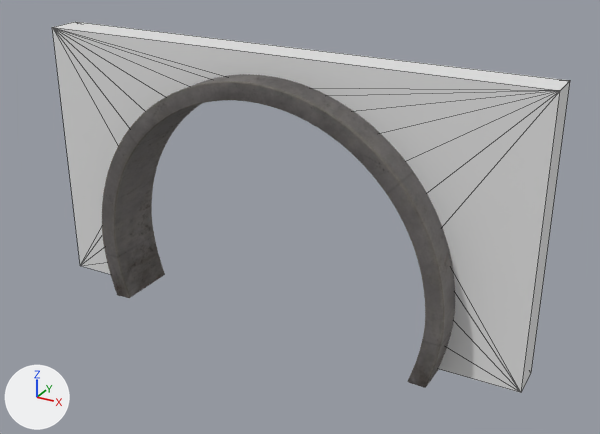
The FBX model data/model/tunnel/fbx/TunnelEntrance.fbx: old version first, new version second.
Rendered twice from a camera (50 mm lens) standing at (22.2, -37.9, 25.6) and looking at (1.7, -0.5, 6.9). The lights are fixed; the arrows at lower left show +X, +Y and +Z. Mesh edges are drawn as thin lines on the coarser meshes. Where no turn or scale is listed for an object, it has been applied to the vertices.

Names of what the first picture shows: 'tunnel_entrance', 'wall'.
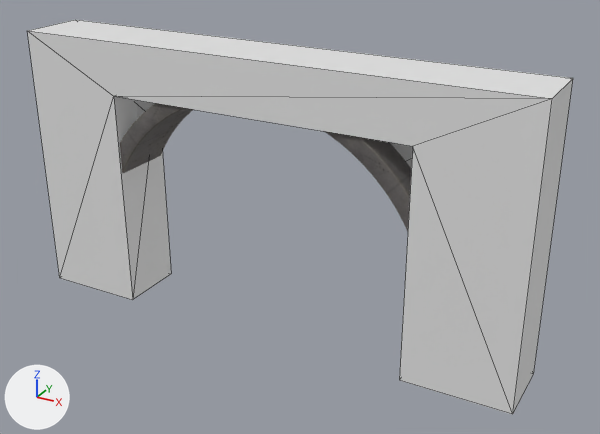
Boxes (x1, y1, x2, y2) around the edits, measured in the pictures (600 x 434 px):
'Coll', added
    after: (27, 20, 573, 414)
'wall', unchanged, covered by the edit
    before: (52, 22, 570, 393)
    after: (136, 100, 413, 168)
'tunnel_entrance', unchanged, covered by the edit
    before: (102, 74, 455, 388)
    after: (120, 103, 411, 232)

The change, as a list of edits to the scene's bpy script:
```text
Add me_立方体:
    me_立方体.from_pydata([(-15.1, -2.9, -0.1), (-15.1, -2.9, 16.1), (-15.1, 1.1, -0.1), (-15.1, 1.1, 16.1), (15.1, -2.9, -0.1), (15.1, -2.9, 16.1), (15.1, 1.1, -0.1), (15.1, 1.1, 16.1), (9.0, 1.1, 13.0), (-9.0, 1.1, 13.0), (9.0, 1.1, -0.1), (-9.0, 1.1, -0.1), (-9.0, -2.9, 13.0), (9.0, -2.9, 13.0), (-9.0, -2.9, -0.1), (9.0, -2.9, -0.1)], [], [(0, 1, 3, 2), (6, 10, 8), (6, 7, 5, 4), (6, 8, 7), (10, 6, 4, 15), (0, 2, 11, 14), (7, 3, 1, 5), (11, 9, 14), (9, 12, 14), (9, 8, 12), (9, 2, 3), (11, 2, 9), (8, 9, 7), (7, 9, 3), (0, 12, 1), (0, 14, 12), (13, 4, 5), (4, 13, 15), (13, 5, 12), (5, 1, 12), (12, 8, 13), (15, 13, 10), (8, 10, 13)])
Add ob_coll:
    ob_coll = bpy.data.objects.new('Coll', me_立方体)
    ob_coll.location = (0.0, 0.0, 0.0)
```
